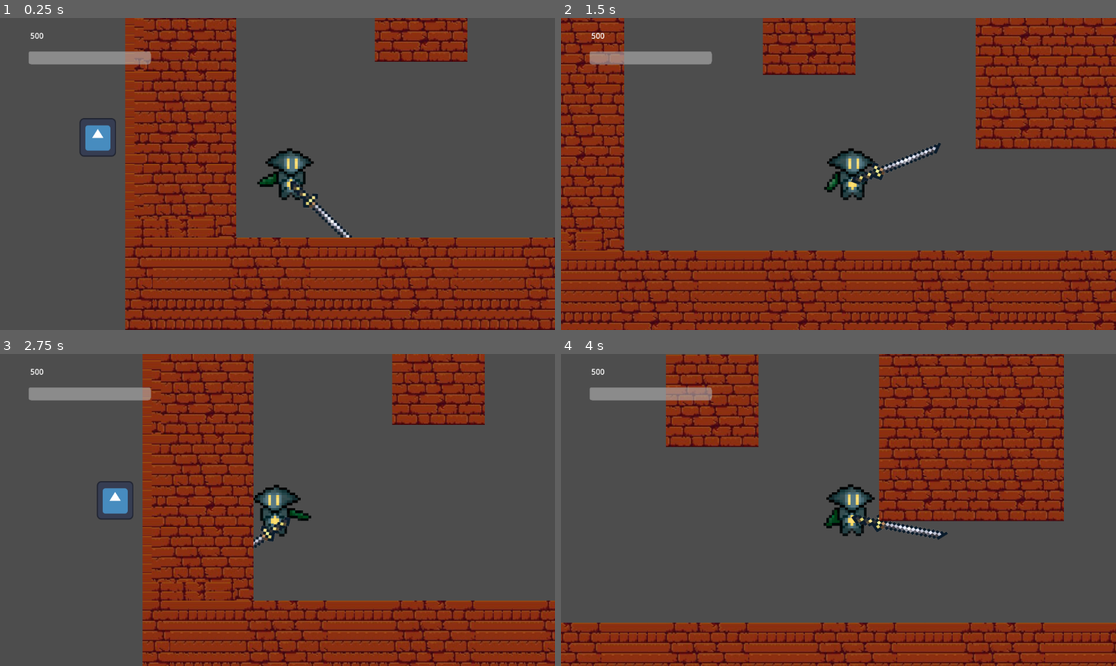
Above: before the commit, frames 1-4 (two rows, left to right).
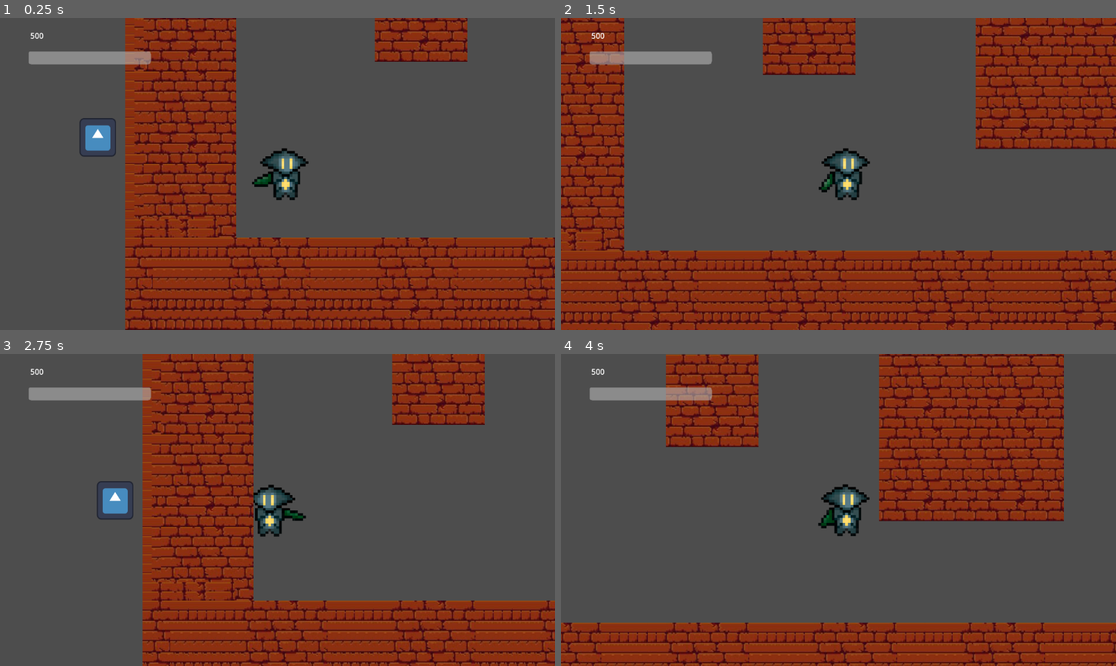
Above: after the commit, the same moments.

Repository: CommanderTuna999/Ocean-Game
Game: Godot game, scene res://Scenes/Game.tscn
The game is run twice, just before and just after one commit, with the same random seed, the same clock (stepped at 60 frames per second) and the same inputs. The engine's default icon, where the game draws it, is replaced by a stand-in: a white triangle on a blue panel in a dark square.
Inputs (mouse positions are in pixels of both pictures, inside the frame that each line leads up to):
- Up to frame 1 (0.25 s): no input
- Up to frame 2 (1.5 s): move the mouse to (960, 158) at 0.52 s; hold D (Right) from 0.53 s (still down); tap Space (Harpoon) at 0.6 s; tap W (Up) at 0.77 s; click (960, 158) at 0.8 s; move the mouse to (727, 189) at 1.27 s; click (727, 189) at 1.35 s
- Up to frame 3 (2.75 s): tap W (Up) at 1.52 s; tap Space (Harpoon) at 1.55 s; move the mouse to (333, 441) at 2.02 s; release D (Right) at 2.03 s; hold A (Left) from 2.03 s (still down); tap Q (Dash) at 2.1 s; click (333, 441) at 2.3 s
- Up to frame 4 (4 s): move the mouse to (810, 572) at 2.77 s; release A (Left) at 2.78 s; hold D (Right) from 2.78 s (still down); tap Space (Harpoon) at 2.85 s; tap W (Up) at 3.02, 3.77 s; move the mouse to (1005, 556) at 3.52 s; hold Shift (Shift) from 3.53 s (still down); click (1005, 556) at 3.8 s

The runs differ from the first frame. In frame 1, 1.2% of the frame differs, in the area x 45-64%, y 41-71%; in frame 2, 1.2%, in the area x 46-69%, y 40-59%; in frame 3, 0.9%; in frame 4, 1.2%.

Commit message:
made the weapon a spear instead, currently has no shape or sprite in the sprite

Diff:
--- a/main game---ocean-thing/Scenes/Game.tscn
+++ b/main game---ocean-thing/Scenes/Game.tscn
@@ -1,11 +1,11 @@
 [gd_scene format=3 uid="uid://bgqp8w4nt7h7l"]
 
 [ext_resource type="PackedScene" uid="uid://bdqbpmxw31kbp" path="res://Scenes/player.tscn" id="1_gl6un"]
+[ext_resource type="PackedScene" uid="uid://bj7ldtrm577dp" path="res://Scenes/spear.tscn" id="2_71axn"]
 [ext_resource type="Script" uid="uid://cjstsrn0kl0mb" path="res://Scripts/canvaslayer_popups.gd" id="3_bf53h"]
 [ext_resource type="Script" uid="uid://ffyg2qo1fclc" path="res://Scripts/armour_level_label.gd" id="4_71axn"]
 [ext_resource type="PackedScene" uid="uid://ony1pqjkvd1j" path="res://Scenes/clownfish.tscn" id="4_kldst"]
 [ext_resource type="PackedScene" uid="uid://vpeush0nlhjd" path="res://Scenes/shark.tscn" id="5_7lihs"]
-[ext_resource type="PackedScene" uid="uid://ugr4xifmou0g" path="res://Scenes/weapon.tscn" id="5_b2bpf"]
 [ext_resource type="PackedScene" uid="uid://b7brt10lbkmsj" path="res://Scenes/tile_map.tscn" id="5_fgofq"]
 [ext_resource type="Script" uid="uid://ppdc2n30qyie" path="res://Scripts/test_armour_1.gd" id="6_2irst"]
 [ext_resource type="Texture2D" uid="uid://b402fgvpvj5jx" path="res://icon.svg" id="7_bf53h"]
@@ -20,9 +20,8 @@
 position = Vector2(-3920, 844)
 collision_mask = 2
 
-[node name="Weapon" parent="Player" unique_id=855850943 instance=ExtResource("5_b2bpf")]
-position = Vector2(4.8026733, 3.4092407)
-scale = Vector2(0.2183065, 0.22728147)
+[node name="Spear" parent="Player" unique_id=1804206196 instance=ExtResource("2_71axn")]
+position = Vector2(0.8732259, 0.22728151)
 
 [node name="UI" type="Node" parent="." unique_id=1877946204]
 
--- a/main game---ocean-thing/Scenes/clownfish.tscn
+++ b/main game---ocean-thing/Scenes/clownfish.tscn
@@ -227,6 +227,7 @@
 shape = SubResource("CircleShape2D_8g0i4")
 
 [node name="TemplateHurtbox" type="Area2D" parent="." unique_id=567805197]
+collision_layer = 1024
 script = ExtResource("3_wx3q7")
 metadata/_custom_type_script = "uid://dmd61flg7jy52"
 
--- a/main game---ocean-thing/Scenes/harpoon_projectile.tscn
+++ b/main game---ocean-thing/Scenes/harpoon_projectile.tscn
@@ -1,6 +1,7 @@
 [gd_scene format=3 uid="uid://bhk0tr1pyxfv"]
 
 [ext_resource type="Script" uid="uid://dohgm7eiknuek" path="res://Scripts/harpoon_projectile.gd" id="1_koium"]
+[ext_resource type="Texture2D" uid="uid://cx8ryh2n30tvl" path="res://Assets/harpoon tip.png" id="2_jdtvw"]
 
 [sub_resource type="CircleShape2D" id="CircleShape2D_koium"]
 radius = 1.0
@@ -11,6 +12,7 @@
 script = ExtResource("1_koium")
 
 [node name="ColorRect" type="ColorRect" parent="." unique_id=538369976]
+visible = false
 offset_left = -4.0000005
 offset_top = 1.9999962
 offset_right = 10.687357
@@ -25,4 +27,10 @@
 [node name="RayCast2D" type="RayCast2D" parent="." unique_id=1754470661]
 collision_mask = 2
 
+[node name="HarpoonTip" type="Sprite2D" parent="." unique_id=1372876190]
+position = Vector2(4.7683716e-07, -11.999999)
+rotation = 1.5707964
+scale = Vector2(0.07999847, 0.07999847)
+texture = ExtResource("2_jdtvw")
+
 [connection signal="body_entered" from="." to="." method="_on_body_entered"]
--- a/main game---ocean-thing/Scenes/player.tscn
+++ b/main game---ocean-thing/Scenes/player.tscn
@@ -123,7 +123,7 @@
 harpoonprojectilescene = ExtResource("2_cvnsp")
 
 [node name="AnimatedSprite2D" type="AnimatedSprite2D" parent="." unique_id=2065512983]
-position = Vector2(1.7464447, -0.45455933)
+position = Vector2(1.1920929e-07, -2.9802322e-08)
 scale = Vector2(0.15568553, 0.15568554)
 sprite_frames = SubResource("SpriteFrames_igrcy")
 autoplay = "default"
@@ -145,6 +145,7 @@
 [node name="HarpoonLine" type="Line2D" parent="." unique_id=284341442]
 visible = false
 width = 1.0
+default_color = Color(0.98997515, 0.7299793, 0.17306665, 1)
 
 [node name="hurt_area" type="Area2D" parent="." unique_id=472346282]
 collision_layer = 2
--- /dev/null
+++ b/main game---ocean-thing/Scenes/spear.tscn
@@ -0,0 +1,21 @@
+[gd_scene format=3 uid="uid://bj7ldtrm577dp"]
+
+[ext_resource type="Script" uid="uid://kgv6iidjbhru" path="res://Scripts/spear.gd" id="1_7nbcr"]
+[ext_resource type="Script" uid="uid://cwkj4oue3o6jv" path="res://Scripts/Hitbox.gd" id="2_y4joh"]
+
+[sub_resource type="RectangleShape2D" id="RectangleShape2D_y4joh"]
+size = Vector2(31.5, 10.5)
+
+[node name="Spear" type="Node2D" unique_id=1804206196]
+script = ExtResource("1_7nbcr")
+
+[node name="Sprite2D" type="Sprite2D" parent="." unique_id=951166951]
+
+[node name="AnimationPlayer" type="AnimationPlayer" parent="." unique_id=869074998]
+
+[node name="TemplateHitbox" type="Area2D" parent="." unique_id=1861446660]
+script = ExtResource("2_y4joh")
+metadata/_custom_type_script = "uid://cwkj4oue3o6jv"
+
+[node name="CollisionShape2D" type="CollisionShape2D" parent="TemplateHitbox" unique_id=870998502]
+shape = SubResource("RectangleShape2D_y4joh")
--- a/main game---ocean-thing/Scripts/Hurtbox.gd
+++ b/main game---ocean-thing/Scripts/Hurtbox.gd
@@ -21,6 +21,8 @@
 
 
 
-	if owner.has_method("take_damage"): #may need to rename function at some point to match actual name of function
+	if owner.has_method("take_damage"):
 		owner.take_damage(hitbox.damage)
-		await get_tree().create_timer(0.1).timeout
+
+	if owner.has_method("take_kb"):
+		owner.take_kb(hitbox.global_position)
--- a/main game---ocean-thing/Scripts/clownfish.gd
+++ b/main game---ocean-thing/Scripts/clownfish.gd
@@ -67,7 +67,11 @@
 
 
 # knockback script below
-func _on_template_hurtbox_area_entered(area: Area2D) -> void:
-	var kbdirection = (global_position - area.global_position).normalized()
+func take_kb(source_position: Vector2):
+	var kbdirection = (global_position - source_position).normalized()
 	kbvelocity = kbdirection * 600
 	kbtime = 0.12
+#func _on_template_hurtbox_area_entered(area: Area2D) -> void:
+	#var kbdirection = (global_position - area.global_position).normalized()
+	#kbvelocity = kbdirection * 600
+	#kbtime = 0.12
--- a/main game---ocean-thing/Scripts/harpoon_projectile.gd
+++ b/main game---ocean-thing/Scripts/harpoon_projectile.gd
@@ -6,6 +6,7 @@
 signal attached(hitposition)
 func _ready():
 	$ColorRect.rotation = direction.angle()
+	$HarpoonTip.rotation = direction.angle()
 
 
 func _physics_process(delta: float) -> void:
--- a/main game---ocean-thing/Scripts/player.gd
+++ b/main game---ocean-thing/Scripts/player.gd
@@ -1,3 +1,10 @@
+#everyone will look at this script eventually so important info:
+#Layer 1 = Player
+#Layer 2 = Walls
+#Layer 3 = HarpoonProjectile
+
+#Layer 11 = Enemies hurtbox
+
 extends CharacterBody2D
 var maxharpoonspeed = 1100
 var harpooning = false
--- /dev/null
+++ b/main game---ocean-thing/Scripts/spear.gd
@@ -0,0 +1,50 @@
+extends Node2D
+
+var direction = "right"
+var attacking:= false
+var mouse_pos := Vector2.ZERO
+var direction_to_mouse := Vector2.ZERO
+const winduptime = 0.1
+const attacktime := 0.1
+const attackcooldown := 0.25
+const spearoffset := 15
+func _ready() -> void:
+	$TemplateHitbox/CollisionShape2D.disabled = true
+func _process(delta: float) -> void:
+	if Input.is_action_just_pressed("left_click") and not attacking:
+		mouse_pos = get_global_mouse_position()
+		direction_to_mouse = (mouse_pos - global_position).normalized()
+		if abs(direction_to_mouse.x) > abs(direction_to_mouse.y):
+			if direction_to_mouse.x >= 0:
+				direction = "right"
+			else:
+				direction = "left"
+		else:
+			if direction_to_mouse.y >= 0:
+				direction = "down"
+			else:
+				direction = "up"
+		attack()
+
+
+func attack():
+	attacking = true
+	match direction:
+		"right":
+			$TemplateHitbox/CollisionShape2D.position = Vector2(spearoffset, 0)
+			$TemplateHitbox/CollisionShape2D.rotation = deg_to_rad(0)
+		"left":
+			$TemplateHitbox/CollisionShape2D.position = Vector2(-spearoffset, 0)
+			$TemplateHitbox/CollisionShape2D.rotation = deg_to_rad(0)
+		"up":
+			$TemplateHitbox/CollisionShape2D.position = Vector2(0,-spearoffset)
+			$TemplateHitbox/CollisionShape2D.rotation = deg_to_rad(90)
+		"down":
+			$TemplateHitbox/CollisionShape2D.position = Vector2(0, spearoffset)
+			$TemplateHitbox/CollisionShape2D.rotation = deg_to_rad(-90)
+	await get_tree().create_timer(winduptime).timeout
+	$TemplateHitbox/CollisionShape2D.disabled = false
+	await get_tree().create_timer(attacktime).timeout
+	$TemplateHitbox/CollisionShape2D.disabled = true
+	await get_tree().create_timer(attackcooldown).timeout
+	attacking = false
Not shown, added: main game---ocean-thing/Scripts/spear.gd.uid
